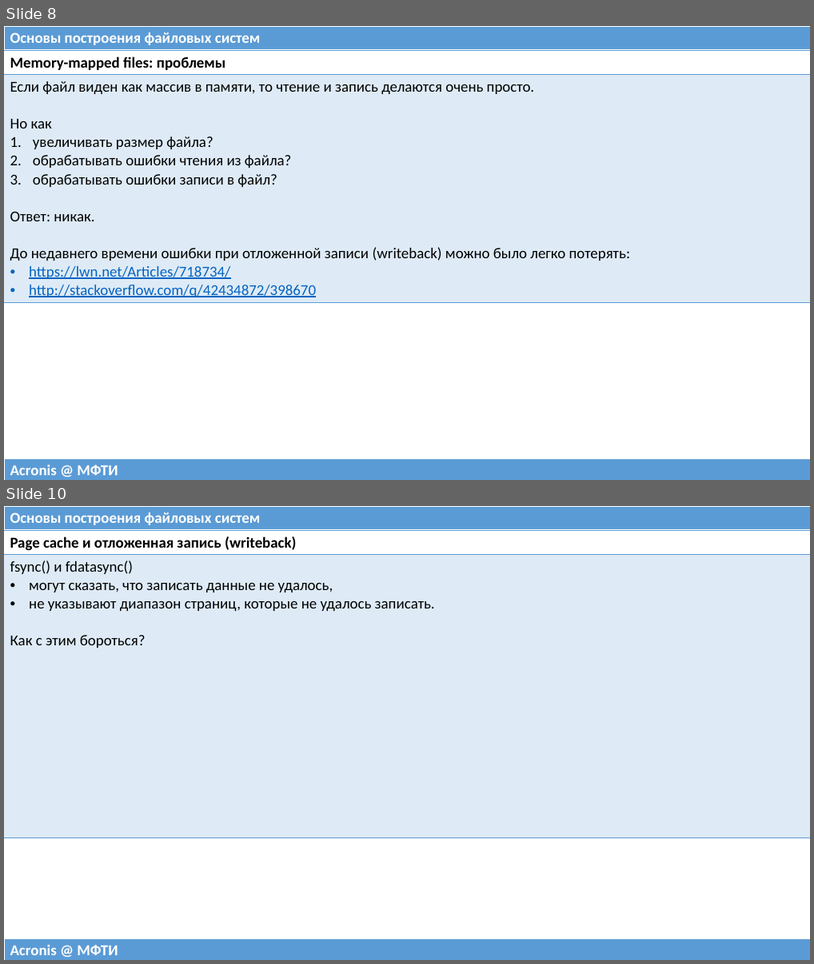
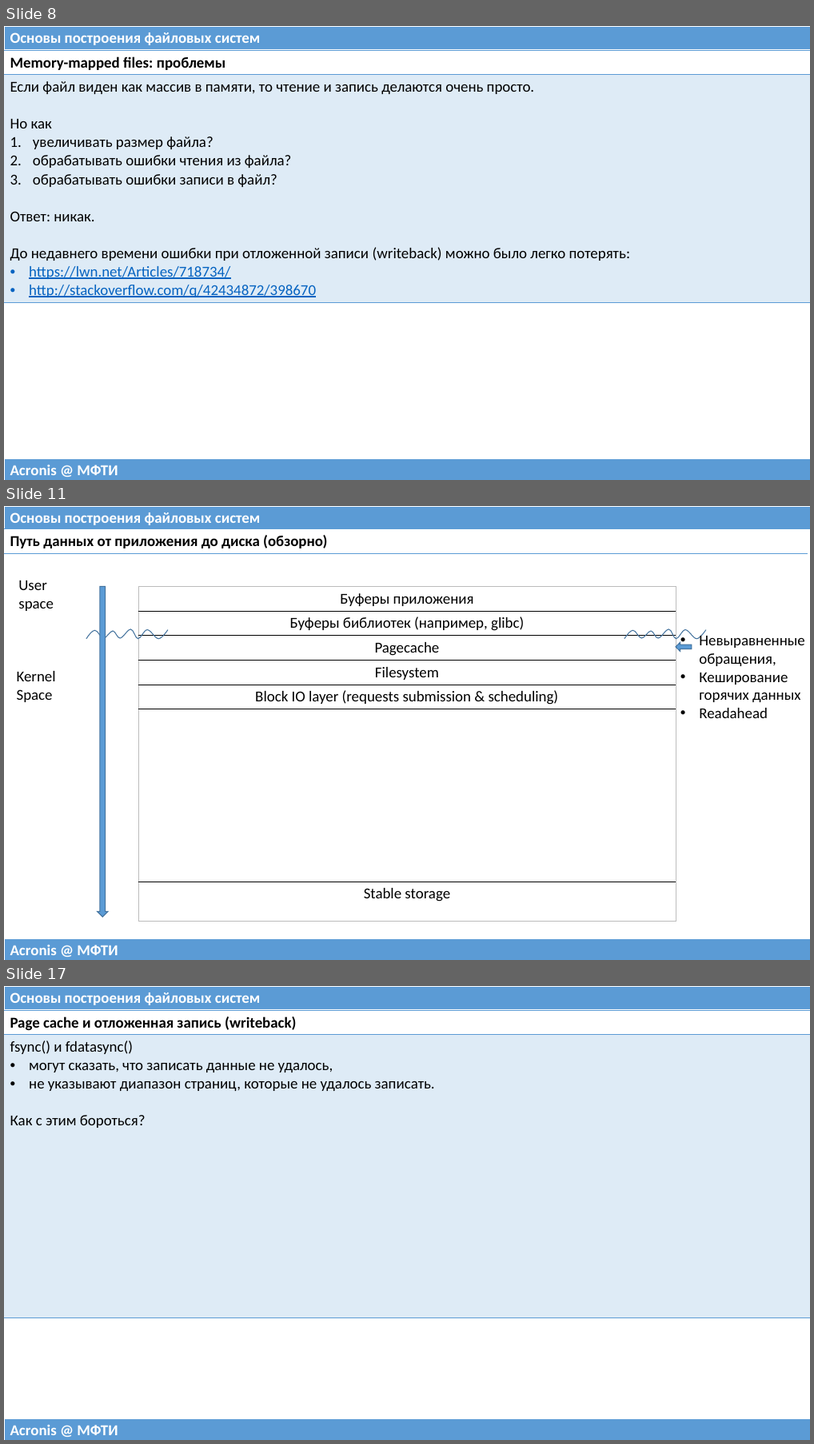
Before and after one commit to 75cc8545e7b021ed280ed0ef99fc7fc4/filesystems-101, a slide deck: talks/src/class02.pptx. Shown one above the other, each under a label of ours: slides 8 and 10 before the commit, slides 8, 11 and 17 after it; the slides between them are not shown. The pictures are 814x964 and 814x1444 pixels, drawn with LibreOffice and Linux fonts; fonts in the diff are those of the drawing. Boxes give left, top, right and bottom in pixels: in the first picture for what was removed or moved away, otherwise in the second. Text is boxed around its words. In the diff, an @@ line names an element or a change of style, - is before the commit and + after.

```diff
--- a/talks/src/class02.pptx
+++ b/talks/src/class02.pptx
@@ slide 11 added at [4,506,810,960], background #FFFFFF @@
@@ table added at [4,506,810,530], 1 rows, 1 columns @@
+Основы построения файловых систем
@@ table added at [4,529,809,554], 1 rows, 1 columns @@
+Путь данных от приложения до диска (обзорно)
@@ text added at [18,580,54,611], 18 pt, text #000000 @@
+User
+space
@@ down arrow added at [97,587,108,916], fill #5B9BD5, outline #43739E 1 pt @@
@@ table added at [138,587,676,916], 7 rows, 1 columns @@
+Буферы приложения
+Буферы библиотек (например, glibc)
+Pagecache
+Filesystem
+Block IO layer (requests submission & scheduling)
+
+Stable storage
@@ freeform shape added at [86,629,168,639], outline #43739E 1 pt @@
@@ freeform shape added at [625,629,706,639], outline #43739E 1 pt @@
@@ left arrow added at [676,642,692,651], fill #5B9BD5, outline #43739E 1 pt @@
@@ text added at [699,633,805,718], 18 pt, text #000000 @@
+• Невыравненные
+  обращения,
+• Кеширование
+  горячих данных
+• Readahead
@@ text added at [17,671,56,702], 18 pt, text #000000 @@
+Kernel
+Space
@@ table added at [4,938,810,960], 1 rows, 1 columns @@
+Acronis @ МФТИ
@@ what was slide 10 is now slide 17 @@
```
Also in this commit, not shown: 10 slides changed, 6 other slides added, 1 other file.
